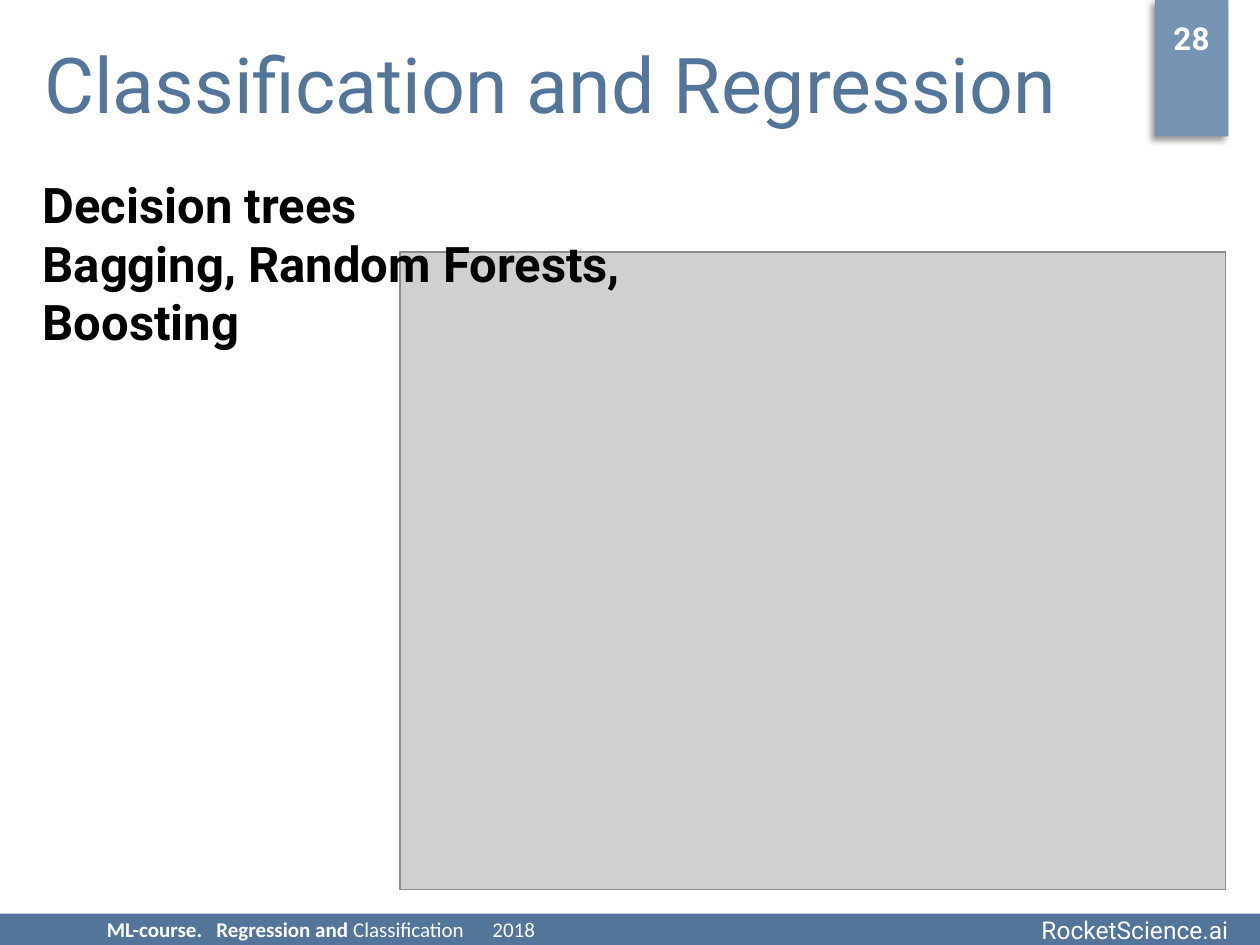
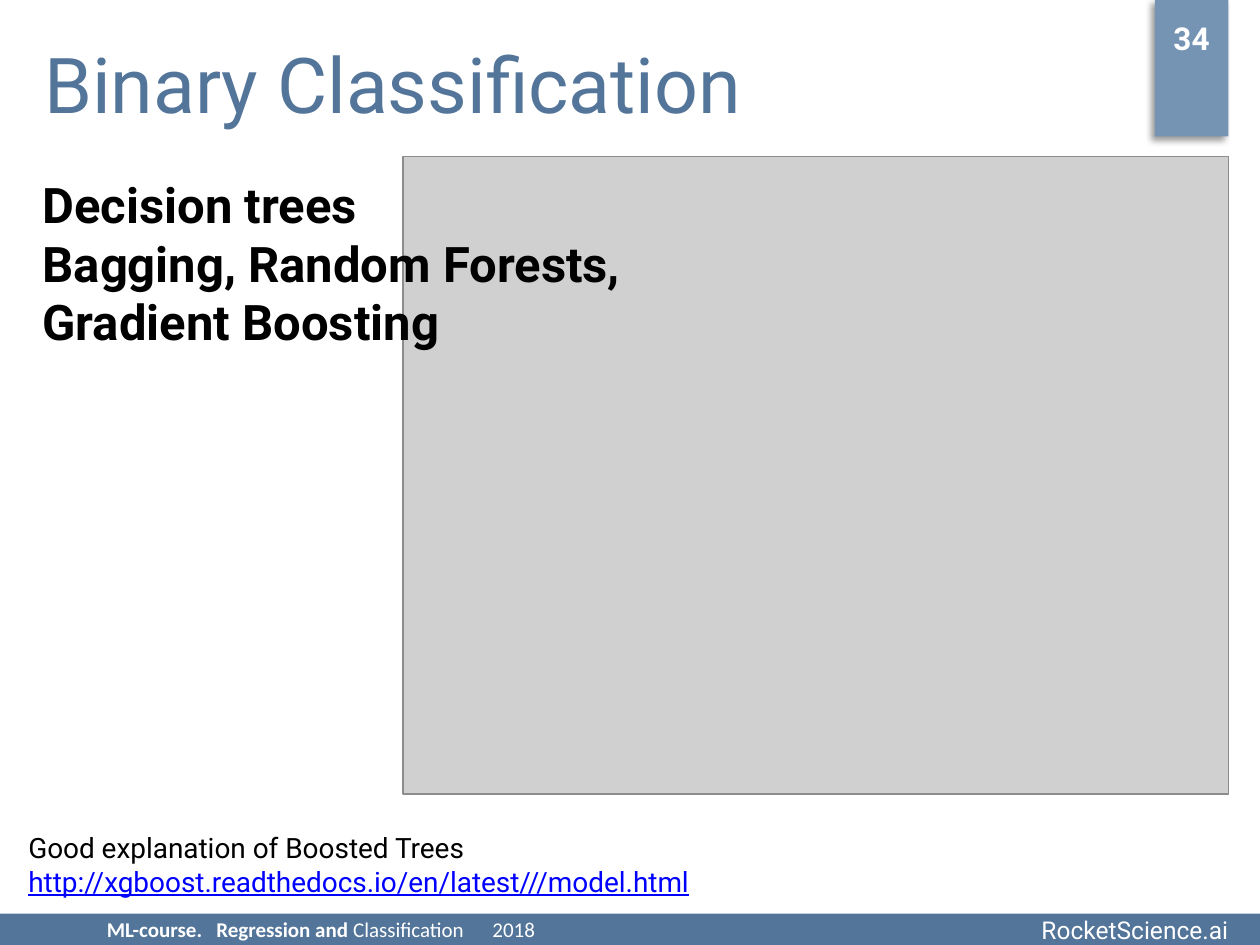
Before and after one commit to rjaffk/tensorby, a slide deck: slide 34 of lecture_2/presentation/lecture_2.pptx (slide 28 before the commit). Drawn at 1260x945 pixels with LibreOffice and Linux fonts; fonts in the diff are those of the drawing; grey boxes stand for pictures; background and template pictures are left out. Boxes give left, top, right and bottom in pixels: in the first picture for what was removed or moved away, otherwise in the second. Text is boxed around its words. In the diff, an @@ line names an element or a change of style, - is before the commit and + after.

```diff
--- a/lecture_2/presentation/lecture_2.pptx
+++ b/lecture_2/presentation/lecture_2.pptx
@@ text at (1173,27,1209,50): text changed @@
-28
+34
@@ title at (44,54,741,130): text changed @@
-Classification and Regression
+Binary Classification
@@ picture: place and size @@
-picture at (399,252,1225,890)
+picture at (403,156,1228,794)
@@ text at (43,187,620,353): text changed @@
-Decision trees
-Bagging, Random Forests, Boosting
+Decision trees
+Bagging, Random Forests, Gradient Boosting
@@ text added at (28,836,688,898), 16 pt, text #0000FF, underline @@
+Good explanation of Boosted Trees
+http://xgboost.readthedocs.io/en/latest///model.html
```
Also in this commit, not shown: 10 other slides changed, 9 slides added, 6 other files.
